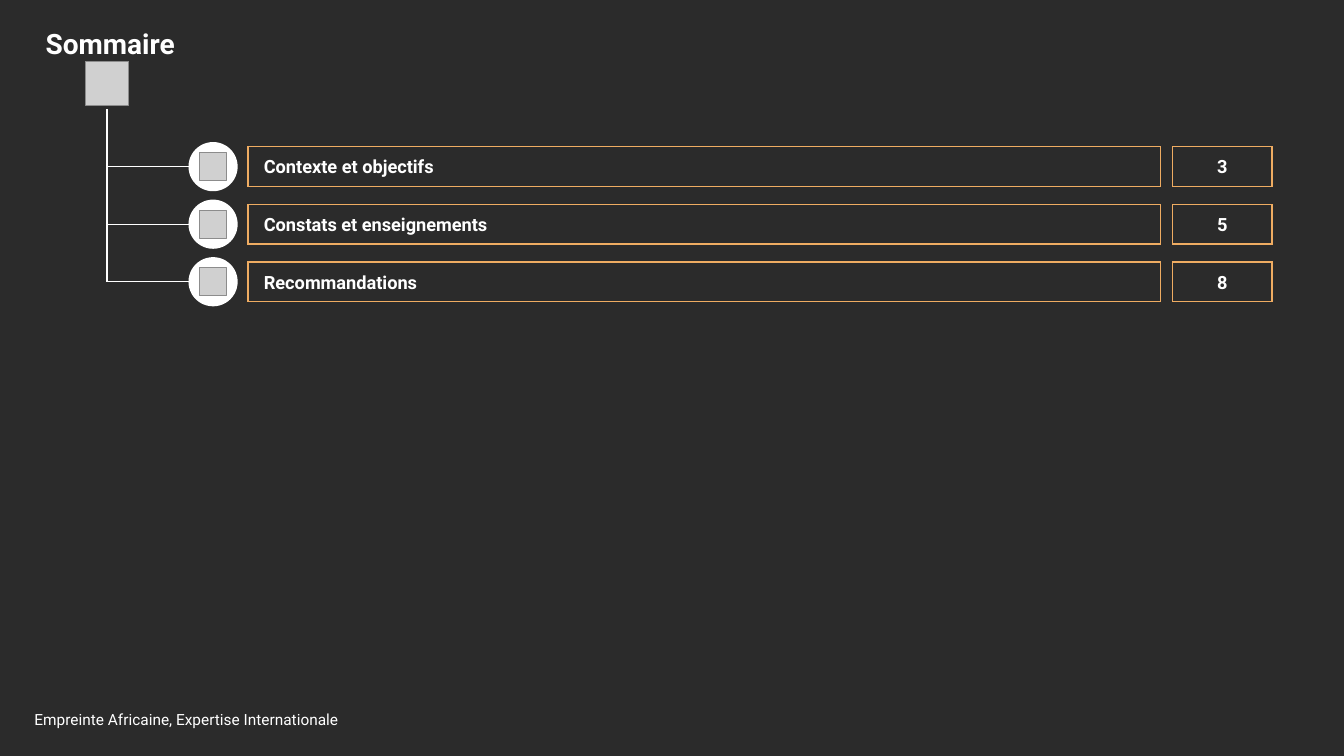
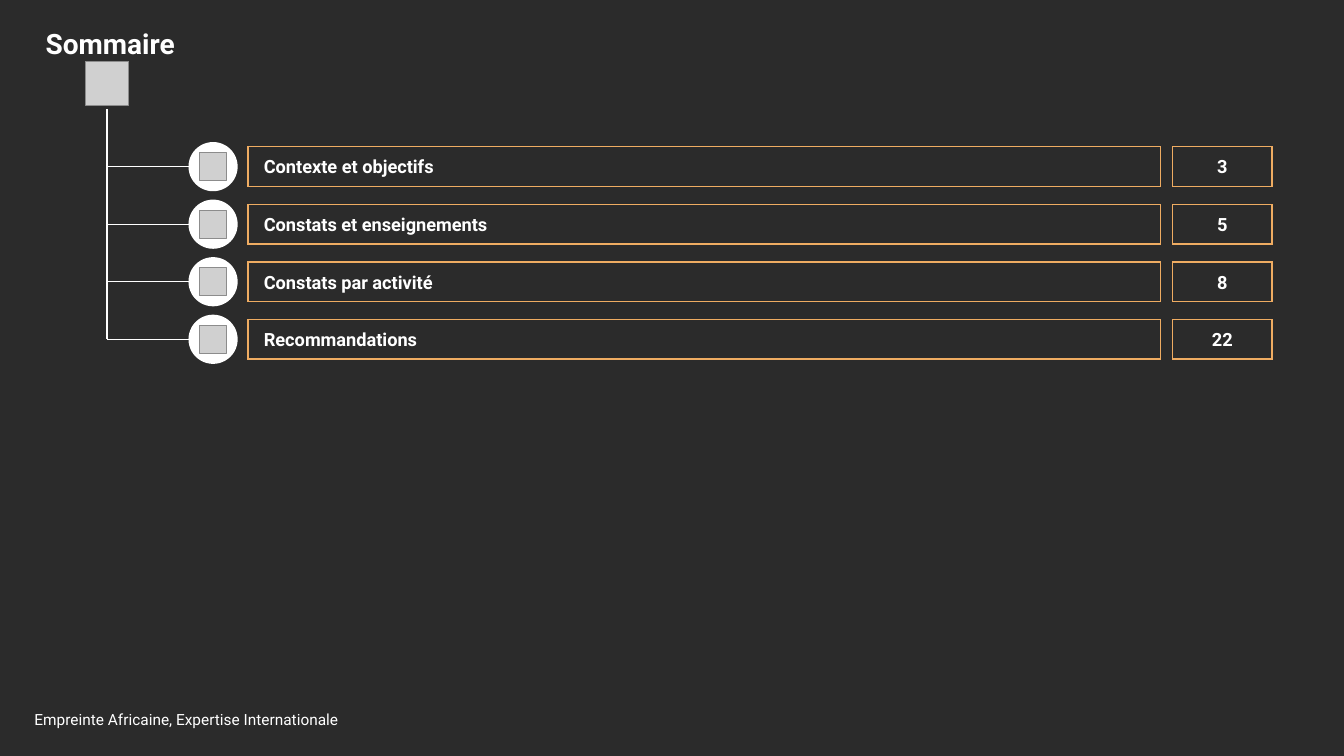
Before and after one commit to siakoel-art/FPPN, a slide deck: slide 2 of FPPN_Resume_executif_rapport_actuariel_20261102.pptx. Drawn at 1344x756 pixels with LibreOffice and Linux fonts; fonts in the diff are those of the drawing; grey boxes stand for pictures; background and template pictures are left out; a plain dark background stands for a picture behind light text. Boxes give left, top, right and bottom in pixels: in the first picture for what was removed or moved away, otherwise in the second. Text is boxed around its words. In the diff, an @@ line names an element or a change of style, - is before the commit and + after.

```diff
--- a/FPPN_Resume_executif_rapport_actuariel_20261102.pptx
+++ b/FPPN_Resume_executif_rapport_actuariel_20261102.pptx
@@ line moved from (107, 109) - (107, 282) to (107, 109) - (107, 340) @@
@@ rectangle added at (x1=248, y1=262, x2=1162, y2=301), outline #EFAC62 1 pt, 13 pt, text #FFFFFF, bold @@
+Constats par activité
@@ ellipse added at (x1=189, y1=315, x2=238, y2=364), fill #FFFFFF @@
@@ picture added at (x1=200, y1=326, x2=228, y2=354) @@
@@ rectangle "Recommandations" moved from (x1=248, y1=262, x2=1162, y2=301) to (x1=248, y1=320, x2=1162, y2=359) @@
@@ rectangle added at (x1=1173, y1=320, x2=1271, y2=359), outline #EFAC62 1 pt, 13 pt, text #FFFFFF, bold @@
+22
@@ line added from (107, 340) to (189, 340), #FFFFFF 1 pt @@
```
Also in this commit, not shown: 3 other slides changed, 15 slides added, 1 slide removed, 2 other files.
